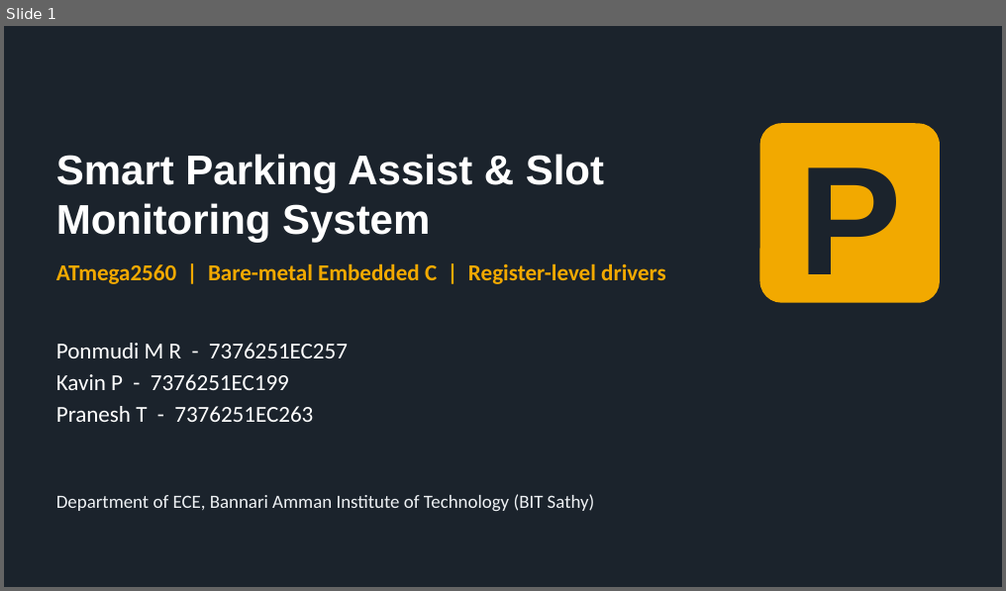
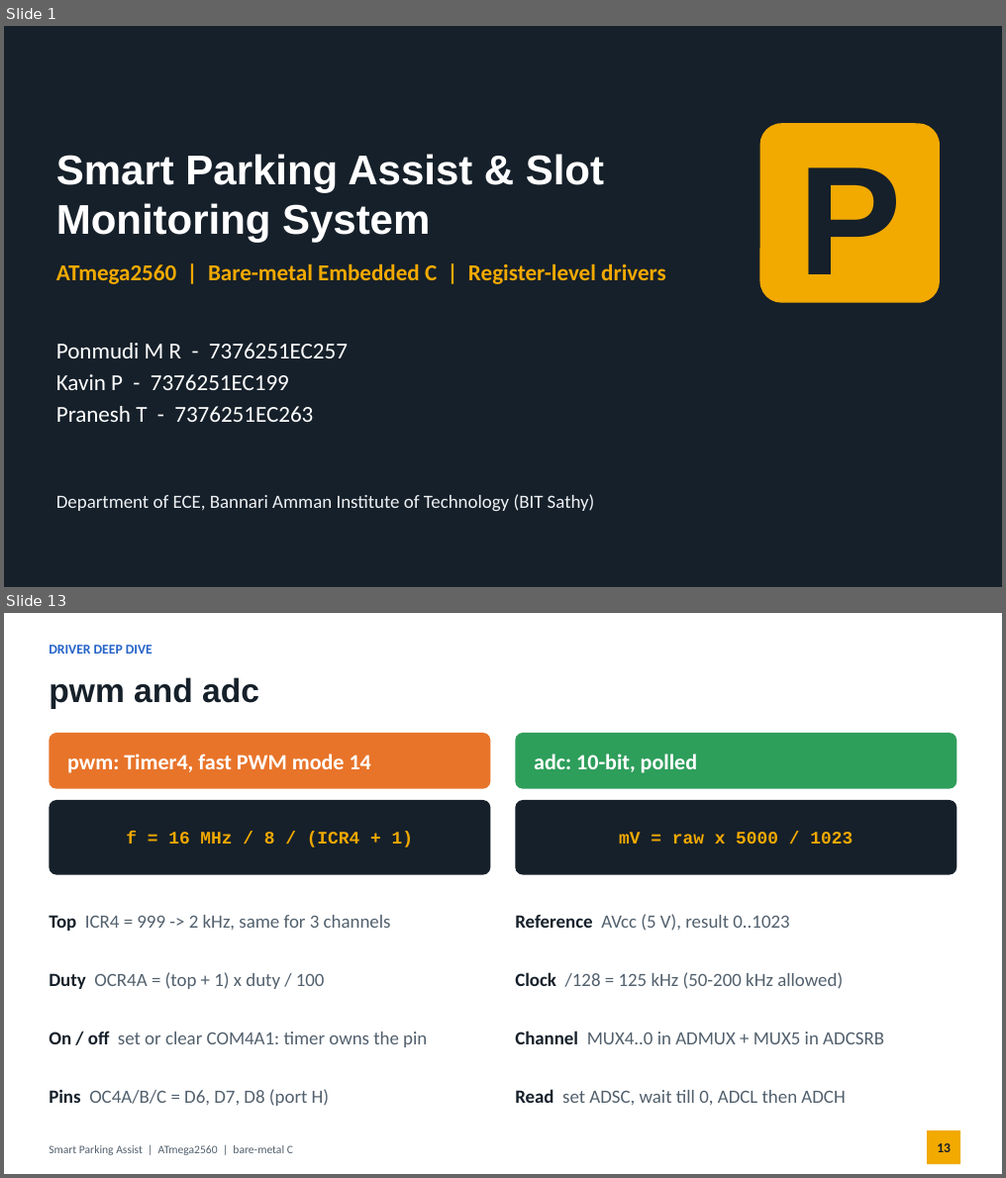
Before and after one commit to ponmudimr/atmega2560-baremetal-drivers, a slide deck: docs/Smart_Parking_Presentation.pptx. Shown one above the other, each under a label of ours: slide 1 before the commit, slides 1 and 13 after it; the slides between them are not shown. The pictures are 1006x591 and 1006x1178 pixels, drawn with LibreOffice and Linux fonts; fonts in the diff are those of the drawing. Boxes give left, top, right and bottom in pixels: in the first picture for what was removed or moved away, otherwise in the second. Text is boxed around its words. In the diff, an @@ line names an element or a change of style, - is before the commit and + after.

Commit message:
Add t_lcd_song test and update Smart Parking presentation

```diff
--- a/docs/Smart_Parking_Presentation.pptx
+++ b/docs/Smart_Parking_Presentation.pptx
@@ slide 13 added at bbox=[4, 613, 1002, 1174], background #FFFFFF @@
@@ text added at bbox=[49, 645, 152, 654], 13 pt, text #2563C9, bold @@
+DRIVER DEEP DIVE
@@ title added at bbox=[49, 677, 259, 709], 32 pt, text #16202A, bold @@
+pwm and adc
@@ rounded rectangle added at bbox=[49, 733, 491, 789], fill #E8742A @@
@@ text added at bbox=[67, 754, 371, 773], 21 pt, text #FFFFFF, bold @@
+pwm: Timer4, fast PWM mode 14
@@ rounded rectangle added at bbox=[515, 733, 957, 789], fill #2E9E5B @@
@@ text added at bbox=[534, 754, 697, 773], 21 pt, text #FFFFFF, bold @@
+adc: 10-bit, polled
@@ rounded rectangle added at bbox=[49, 800, 491, 875], fill #16202A @@
@@ rounded rectangle added at bbox=[515, 800, 957, 875], fill #16202A @@
@@ text added at bbox=[126, 832, 413, 848], 17 pt, text #F2A900, bold @@
+f = 16 MHz / 8 / (ICR4 + 1)
@@ text added at bbox=[619, 832, 852, 844], 17 pt, text #F2A900, bold @@
+mV = raw x 5000 / 1023
@@ text added at bbox=[49, 915, 391, 931], 18 pt, text #52606D @@
+Top ICR4 = 999 -> 2 kHz, same for 3 channels
@@ text added at bbox=[515, 914, 789, 931], 18 pt, text #52606D @@
+Reference AVcc (5 V), result 0..1023
@@ text added at bbox=[49, 972, 325, 989], 18 pt, text #52606D @@
+Duty OCR4A = (top + 1) x duty / 100
@@ text added at bbox=[515, 972, 843, 989], 18 pt, text #52606D @@
+Clock /128 = 125 kHz (50-200 kHz allowed)
@@ text added at bbox=[49, 1031, 427, 1048], 18 pt, text #52606D @@
+On / off set or clear COM4A1: timer owns the pin
@@ text added at bbox=[515, 1031, 884, 1045], 18 pt, text #52606D @@
+Channel MUX4..0 in ADMUX + MUX5 in ADCSRB
@@ text added at bbox=[49, 1089, 330, 1106], 18 pt, text #52606D @@
+Pins OC4A/B/C = D6, D7, D8 (port H)
@@ text added at bbox=[515, 1089, 845, 1105], 18 pt, text #52606D @@
+Read set ADSC, wait till 0, ADCL then ADCH
@@ text added at bbox=[49, 1146, 293, 1156], 11 pt, text #52606D @@
+Smart Parking Assist | ATmega2560 | bare-metal C
@@ rectangle added at bbox=[927, 1131, 960, 1164], fill #F2A900 @@
@@ page number added at bbox=[937, 1144, 950, 1153], 13 pt, text #16202A, bold @@
+13
```
Also in this commit, not shown: 8 other slides changed, 10 other slides added, 3 slides removed, 2 other files.
